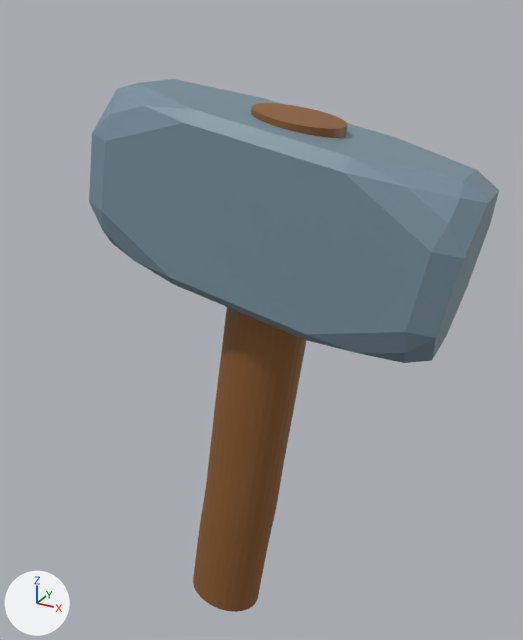
The Blender file Animacije_folder/hammers/level2/Hammer.blend: old version first, new version second.
Before and after are seen from a camera (50 mm lens) standing at (1.61, -2.56, 2.68) and looking at (0.16, 0.08, 1.36). Every picture has the same lights, and +X, +Y and +Z are marked at lower left.

Script lines for the objects in view, before the commit:
```python
mat_material_005 = principled_material('Material.005')
mat_material_005.base_color = (0.187, 0.28, 0.339)  # blue #78909d
me_cube_001 = bpy.data.meshes.new('Cube.001')
me_cube_001.from_pydata(...)  # 72 vertices, 74 faces; spans x -1.04..1.0, y -1.02..1.03, z -0.95..1.23
me_cube_001.materials.append(mat_material_005)  # blue #78909d
me_cylinder = bpy.data.meshes.new('Cylinder')
me_cylinder.from_pydata(...)  # 4224 vertices, 3874 faces; spans x -1.03..1.02, y -1.0..1.0, z -1.0..0.99
me_cylinder.materials.append(mat_material_004)  # brown #8b5a2b
ob_cube = bpy.data.objects.new('Cube', me_cube_001)
ob_cube.location = (0.312, -0.012, 1.859)
ob_cube.rotation_euler = (0.157, 0.0, 1.571)  # degrees (9, 0, 90)
ob_cube.scale = (0.31, 0.76, 0.35)
ob_cylinder = bpy.data.objects.new('Cylinder', me_cylinder)
ob_cylinder.location = (0.171, 0.006, 1.025)
ob_cylinder.rotation_euler = (0.0175, 0.157, 0.0)  # degrees (1, 9, 0)
ob_cylinder.scale = (0.19, 0.15, 1.3)
```
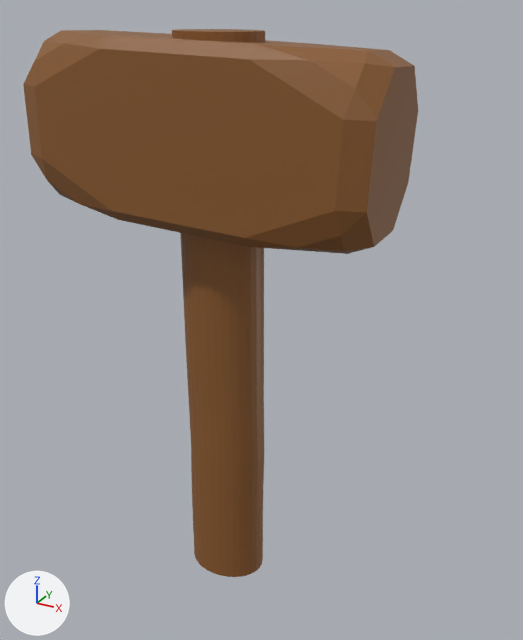
The change, as a list of edits to the scene's bpy script:
```text
Change mat_material_005:
    mat_material_005.base_color: (0.187, 0.28, 0.339) -> (0.258, 0.102, 0.0242)  # blue #78909d -> brown #8b5a2b
Change ob_cylinder:
    ob_cylinder.rotation_euler: (0.0175, 0.157, 0.0) -> (0.0, 0.0, 0.0)  # degrees (1, 9, 0) -> degrees (0, 0, 0)
    ob_cylinder.location: (0.171, 0.006, 1.025) -> (0.008, 0.0, 1.3)
Change ob_cube:
    ob_cube.location: (0.312, -0.012, 1.859) -> (0.0, 0.0, 2.145)
    ob_cube.rotation_euler: (0.157, 0.0, 1.571) -> (0.0, 0.0, 1.571)  # degrees (9, 0, 90) -> degrees (0, 0, 90)
```

Location of each change, (x1, y1, x2, y2) in pixels of the pictures (523 x 640 px):
'Cube', recoloured, moved, turned (blue to brown): before (89, 79, 499, 363); after (23, 30, 418, 254)
'Cylinder', moved, turned: before (193, 103, 347, 612); after (172, 29, 265, 577)
